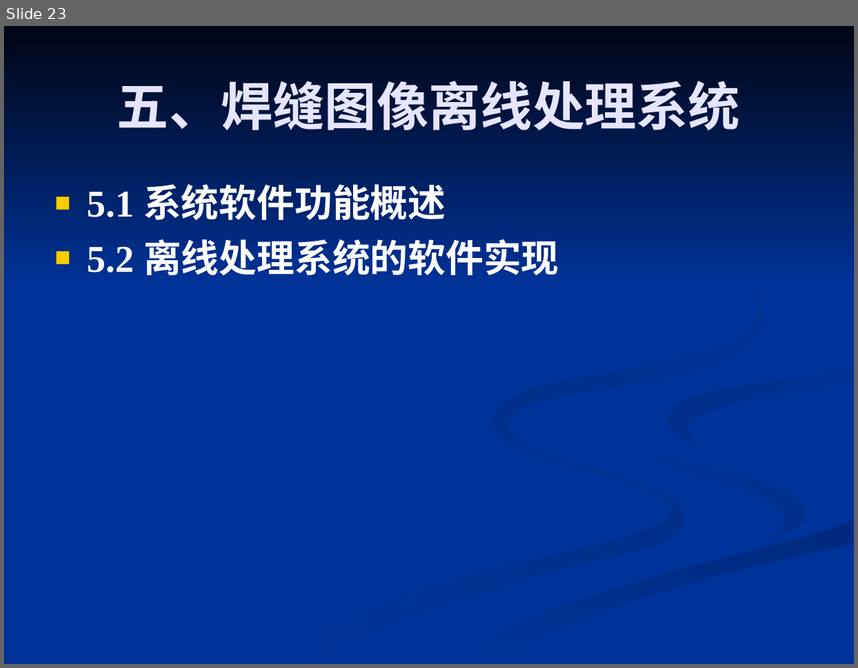
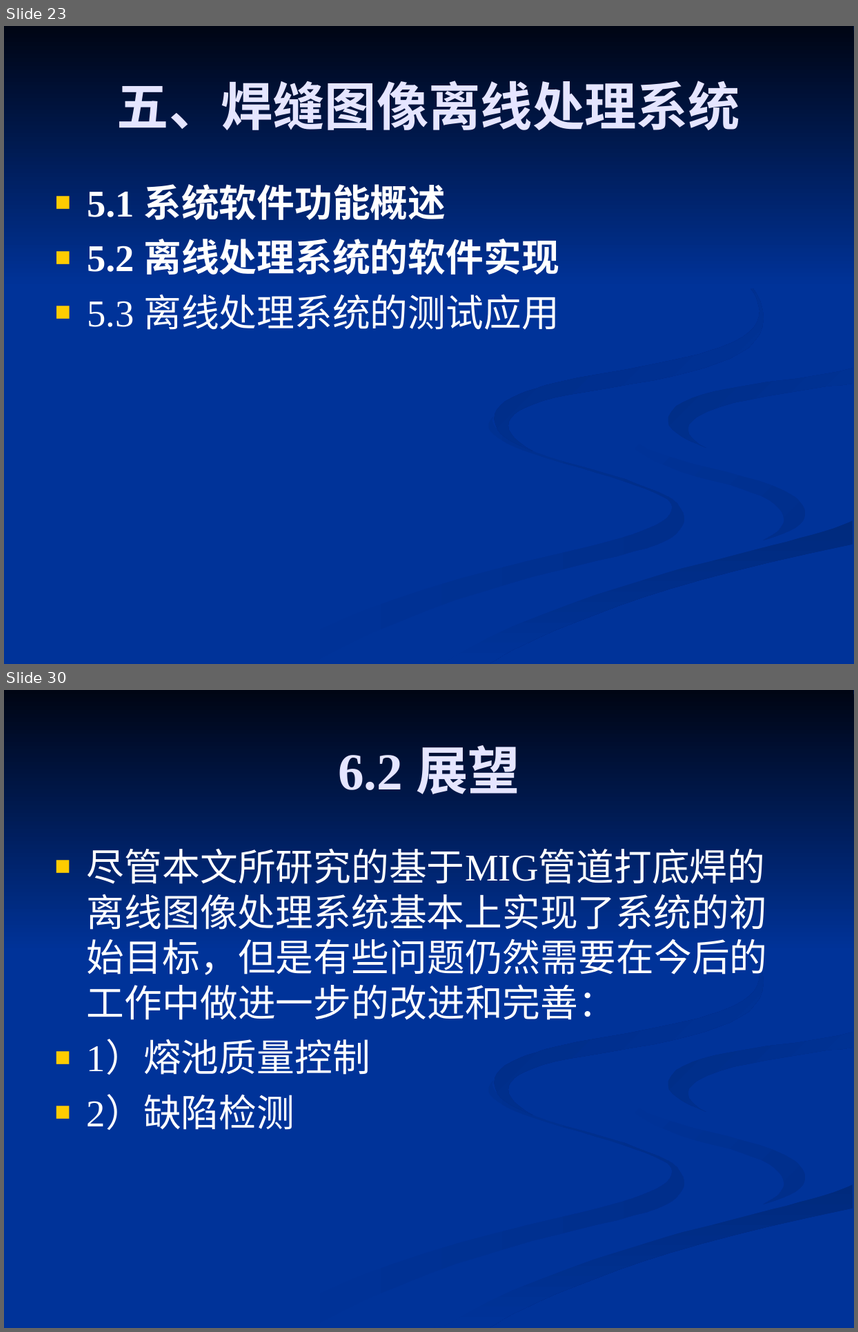
Before and after one commit to 61--/weiyanmin, a slide deck: 工程硕士/基于被动光的管道打底MIG焊焊缝图像处理算法的研究.ppt. Shown one above the other, each under a label of ours: slide 23 before the commit, slides 23 and 30 after it; the slides between them are not shown. The pictures are 858x668 and 858x1332 pixels, drawn with LibreOffice and Linux fonts; fonts in the diff are those of the drawing. Boxes give left, top, right and bottom in pixels: in the first picture for what was removed or moved away, otherwise in the second. Text is boxed around its words. In the diff, an @@ line names an element or a change of style, - is before the commit and + after.

```diff
--- a/工程硕士/基于被动光的管道打底MIG焊焊缝图像处理算法的研究.ppt
+++ b/工程硕士/基于被动光的管道打底MIG焊焊缝图像处理算法的研究.ppt
@@ slide 30 added at bbox=[4, 690, 854, 1328], background #003399; not listed: 7 template elements that a slide beside it also shows @@
@@ title added at bbox=[338, 745, 520, 794], 44 pt, text #E5E5FF, bold @@
+6.2 展望
@@ text added at bbox=[87, 848, 768, 1130], 32 pt, text #FFFFFF @@
+■ 尽管本文所研究的基于MIG管道打底焊的离线图像处理系统基本上实现了系统的初始目标，但是有些问题仍然需要在今后的工作中做进一步的改进和完善：
+■ 1）熔池质量控制
+■ 2）缺陷检测
@@ slide 23 changed as well @@
@@ freeform shape at bbox=[495, 224, 764, 451]: fill gradient #003399 to #002B81 to gradient #002B82 to #003399 @@
@@ text at bbox=[87, 294, 559, 330]: paragraph added @@
+■ 5.3 离线处理系统的测试应用
```
Also in this commit, not shown: 23 other slides changed, 7 other slides added.
